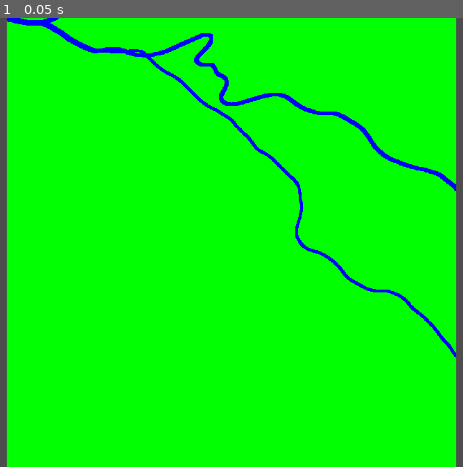
Above: before the commit, frame 1.
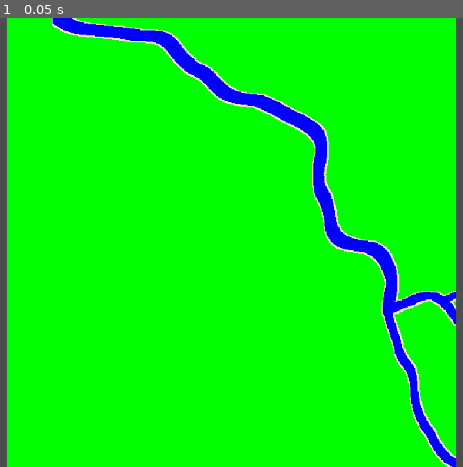
Above: after the commit, the same moment.

Repository: frxedlxver/godotProcGen
Game: Godot game, scene res://src/noise_vis.tscn
Same seed, same stepped clock (60 frames per second), same inputs: the game is played once before the commit and once after it.
Inputs:
- Up to frame 1 (0.05 s): no input

The runs differ from the first frame. In frame 1, 7.6% of the frame differs, in the area x 1-99%, y 0-100%.

Commit message:
updating river algo

Diff:
--- /dev/null
+++ b/src/BandedLandscapeTest.gd
@@ -0,0 +1,45 @@
+extends Node2D
+
+class_name BandedLandscapeTest
+
+var noise : FastNoiseLite = FastNoiseLite.new()
+var tex : ImageTexture
+var image : Image
+
+func _ready():
+	noise.seed = randi()
+	noise.noise_type = FastNoiseLite.TYPE_SIMPLEX
+	noise.frequency = 0.001
+	var width = 500
+	var height = 1000
+	image = Image.create(width, height, false, Image.FORMAT_RGB8)
+	print(image.get_size())
+	var terrain : Dictionary = generate_terrain(width, height, 8, -200)
+	for point in terrain.keys():
+		var v = terrain[point]
+		var col = Color(v, v, v)
+		image.set_pixel(point.x, point.y, col)
+	image = ImageProcessing.posterize(image, Palettes.p_terrain)
+	tex = ImageTexture.create_from_image(image)
+	queue_redraw()
+
+func generate_height(x: float, y: float, map_height : float, bands : int, offset: float) -> float:
+	var noise_value = (noise.get_noise_2d(x, y) + 1) / 2
+	var gradient_value = (map_height - y) / (map_height + offset) # Adjust the divisor to control the gradient slope
+	var combined_value = noise_value * 0.1 + gradient_value * 0.9
+	var combined_rounded = roundf(combined_value * bands) / bands
+	return combined_rounded
+
+func generate_terrain(width: int, height: int, bands: int, offset: float) -> Dictionary:
+	var terrain : Dictionary = {}
+	for x in range(width):
+		for y in range(height):
+			var height_value = generate_height(x, y, height, bands, offset)
+			terrain[Vector2i(x, y)] = height_value
+	return terrain
+
+func _process(delta):
+	queue_redraw()
+
+func _draw():
+	draw_texture(tex, -tex.get_size() / 2)
--- /dev/null
+++ b/src/Enums.gd
@@ -0,0 +1,8 @@
+class_name Enums
+
+enum Direction {
+	NORTH,
+	SOUTH,
+	EAST,
+	WEST
+}
--- a/src/ImageProcessing.gd
+++ b/src/ImageProcessing.gd
@@ -18,6 +18,25 @@
 
 	return newImage
 
+
+static func posterize(image : Image, palette, offset : float = 0) -> Image:
+
+	var newImage = get_empty_image(image.get_width(), image.get_height())
+	var colour_count = palette.size()
+
+	for x in range(newImage.get_width()):
+		for y in range(newImage.get_height()):
+
+			var value = image.get_pixel(x, y).v + offset
+			var idx = frac2idx_clamped_linear(value, colour_count)
+
+			var c : Color = Color.HOT_PINK
+			for entry in palette:
+				if(value >= entry.min && value <= entry.max):
+					c = entry.color
+			newImage.set_pixel(x, y, c)
+
+	return newImage
 static func posterize_3D_linear(image_3D : Array[Image], palette : Array[Color], offset : float = 0, delta_offset : float = 0):
 	for z in range(image_3D.size()):
 		image_3D[z] = posterize_2D(image_3D[z], palette, offset)
--- a/src/Palettes.gd
+++ b/src/Palettes.gd
@@ -1,4 +1,22 @@
 class_name Palettes
+
+class PaletteEntry:
+	var min : float = 0
+	var max : float = 0
+	var color : Color = Color.WHITE
+
+	func _init(color :Color , min: float, max: float):
+		self.color = color
+		self.min = min
+		self.max = max
+
+static var blue_lv = 0.4
+
+static var p_terrain : Array[PaletteEntry] = [
+	PaletteEntry.new(Color(0.0,0.0,0.4), 0.00, 0.4),
+	PaletteEntry.new(Color(0.25, 0.4, 0.125), 0.4, 0.9),
+	PaletteEntry.new(Color(0.7, 0.6, 0.5), 0.9, 1.0)
+]
 
 static var gm_gray_8 : Array[Color] = [
 	Color(0,0,0),
@@ -31,7 +49,6 @@
 	Color(red_lv,1,1),
 ]
 
-static var blue_lv = 0.4
 static var cm_blue_yellow : Array[Color] = [
 	Color(0.0,0.0,blue_lv),
 	Color(0.125,0.125, blue_lv),
@@ -47,21 +64,16 @@
 static var cm_terrain : Array[Color] = [
 	Color(0.0,0.0,blue_lv),
 	Color(0.0,0.0,blue_lv),
-	Color(0.0,0.0,blue_lv),
-	Color(0.0,0.0,blue_lv),
-	Color(0.0,0.0,blue_lv),
-	Color(0.125,0.125, blue_lv),
-	Color(0.125,0.125, blue_lv),
 	Color(0.125,0.125, blue_lv),
 	Color(0.125,0.125, blue_lv),
 	Color(0.25, blue_lv, 0.125),
 	Color(0.25, blue_lv, 0.125),
-	Color(0.25, blue_lv, 0.125),
-	Color(0.25, blue_lv, 0.125),
-	Color(0.25, blue_lv, 0.125),
-	Color(0.25, blue_lv, 0.125),
+	Color(0.25, 0.35, 0.125),
+	Color(0.35, blue_lv, 0.125),
+	Color(0.35, blue_lv, 0.125),
 	Color(0.5,0.5,0.5),
 	Color(0.5,0.5,0.5),
+	Color(0.75,0.75,0.75),
 	Color(0.75,0.75,0.75),
 	Color(1,1,1),
 ]
--- a/src/PerlinWorm.gd
+++ b/src/PerlinWorm.gd
@@ -14,8 +14,8 @@
 var bounds : Vector2i = Vector2i.ZERO
 var target_point_range : float = 2
 
-var noise_weight : float = 0.4
-var cur_direction_weight : float = 0.2
+var noise_weight : float = 0.3
+var cur_direction_weight : float = 0.3
 var target_direction_weight : float = 0.4
 
 var _noise : FastNoiseLite
@@ -38,7 +38,7 @@
 
 	var settings = NoiseSettings2D.new()
 	settings.type = FastNoiseLite.TYPE_PERLIN
-	settings.freq = 0.005
+	settings.freq = 0.01
 	self._noise =  Noise2D.get_noise(settings)
 	_noise.seed = self._seed
 
@@ -50,26 +50,30 @@
 
 		# make a copy of target_points to operate on
 		var temp_targets = target_points.duplicate(true)
-
 		# break if out of targets or outside of bounds
 		while temp_targets.size() > 0  and VectorTools.a_inside_b(self.cur_position, self.bounds):
 			target_point = temp_targets[0]
-			if VectorTools.a_within_range_of_b(self.cur_position, target_point, 10):
+			if VectorTools.a_within_range_of_b(self.cur_position, target_point, 15):
 				target_points[0] = self.cur_position
 				temp_targets.remove_at(0)
 				if (temp_targets.size() > 0):
 					target_point = temp_targets[0]
 			get_next_point()
 
+func get_points_in_bounds(bounds: Vector2i):
+	var result = []
+	for point in path:
+		if VectorTools.a_inside_b(point, bounds):
+			result.append(point)
+
+	return result
 
 func get_next_point():
-	var value = _noise.get_noise_2dv(self.cur_position)
-
 	self._last_direction = self.cur_direction
 
+	self.cur_direction = calculate_new_direction()
 	# Calculate next position and update current direction
-	var next_pos = next_worm_pos_targeted(value)
-	self.cur_direction = Vector2(next_pos - self.cur_position).normalized()
+	var next_pos = next_worm_pos()
 
 	# Calculate the difference between last direction and current direction
 	var direction_diff = _last_direction.angle_to( self.cur_direction)
@@ -80,7 +84,7 @@
 	# Add new points to path
 	# maximum is +1 because
 	for i in range(cur_speed + 1):
-		var new_point = calc_next_position_rounded(i)
+		var new_point = calc_displacement_rounded(cur_position, i, cur_direction)
 		self.path.append(new_point)
 
 	self.cur_position = next_pos
@@ -92,26 +96,23 @@
 		delta_speed = -1
 	return clampi(cur_speed + delta_speed, 1, _max_move_speed)
 
+func calculate_new_direction() -> Vector2:
+	var noise_value = _noise.get_noise_2dv(self.cur_position)
+
+	var noise_direction = NoiseTools.noise_val_to_dir(noise_value)
+	var target_direction = Vector2(target_point - cur_position).normalized()
+	var new_direction = (
+		self.cur_direction
+		+ noise_direction
+		+ target_direction
+		).normalized()
+
+	return new_direction
 
 # finds next appropriate point as a weighted interpolation of current direction, noise direction influence, and target direction
-func next_worm_pos_targeted(noise_value : float) -> Vector2i:
-	var noise_direction = NoiseTools.noise_val_to_dir(noise_value)
-	var target_direction = Vector2(target_point - cur_position).normalized()
-	self.cur_direction = (
-		self.cur_direction * cur_direction_weight
-		+ noise_direction * noise_weight
-		+ target_direction * target_direction_weight
-		).normalized()
-	return calc_next_position_rounded()
+func next_worm_pos() -> Vector2i:
+	return calc_displacement_rounded(cur_position, cur_speed, cur_direction)
 
-
-func calc_next_position_rounded(distance : float = self.cur_speed) -> Vector2i:
-	var next_pos = Vector2(cur_position.x, cur_position.y) + (cur_direction * distance)
+func calc_displacement_rounded(start: Vector2i, distance : float, direction : Vector2) -> Vector2i:
+	var next_pos : Vector2 = Vector2(start) + (direction * distance)
 	return Vector2i(round(next_pos.x), round(next_pos.y))
-
-
-# Function to get the next worm position in a tile-based manner
-func next_worm_pos(value : float, cur_x: int, cur_y: int, move_speed: int = 1) -> Vector2i:
-	self.cur_direction = self.cur_direction * 0.5 + NoiseTools.noise_val_to_dir(value) * 0.5
-	var next_pos = Vector2(cur_x, cur_y) + self.cur_direction * move_speed
-	return Vector2i(round(next_pos.x), round(next_pos.y))
--- a/src/River.gd
+++ b/src/River.gd
@@ -7,6 +7,7 @@
 var parent_river : River
 var children : Array[River] = []
 var iterations : int = 0
+var lakes : Array[Vector2i]
 
 var start_point : Vector2i = Vector2i.ZERO
 var split_point_chance = 0.5
@@ -17,45 +18,77 @@
 var target_points : Vector2i = Vector2i.ZERO
 
 
-func create_river(starting_point : Vector2i, target_point : Vector2i, bounds : Vector2i, min_width : int, max_width : int):
+func create_river(starting_point : Vector2i, target_point : Vector2i, bounds : Vector2i, min_width : int, max_width : int, start_dir : Vector2i = Vector2i.ZERO):
 	self.min_width = min_width
 	self.max_width = max_width
+
 	worm.bounds = bounds
-	worm.target_points = [target_point]
+	worm.target_points = [target_point * 3]
 
-	var starting_dir = VectorTools.normalize_vec2i(target_point - starting_point)
-	worm.find_worm_points( starting_point, VectorTools.normalize_vec2i(target_point - starting_point))
+	if start_dir == Vector2i.ZERO:
+		start_dir = VectorTools.normalize_vec2i(target_point - starting_point)
+	worm.find_worm_points( starting_point, start_dir)
 
 	var main_path : Array[Vector2i] = worm.path
 
 
-	if iterations > 0 && max_width > min_width:
+	if iterations > 0 && max_width > min_width && worm.get_points_in_bounds(bounds).size() > 0:
 		split_points = find_split_points(main_path)
-		print(split_points)
-		print("finding split");
 
 		for point in split_points:
-			target_point = Vector2i(Vector2(target_point).rotated(deg_to_rad(randf_range(-10, 10))))
-			var new_child = River.new()
+			var point_idx = worm.path.find(point)
+			var new_target = worm.path[randi_range(point_idx, worm.path.size() - 1)]
+			var new_child : River = River.new()
 			new_child.iterations = iterations - 1
 			new_child.parent_river = self
 			children.append(new_child)
-			new_child.create_river(point, target_point, bounds, min_width, max_width - 1)
+			new_child.create_river(point, new_target, bounds, min_width, calc_divergence_width(max_width), worm.cur_direction)
+			var child_end = new_child.worm.path.size() - 1
+			for i in range(child_end, 0, -1):
+				if worm.path.has(new_child.worm.path[i]) && !split_points.has(new_child.worm.path[i]):
+					child_end = i
+
+			for i in range(new_child.worm.path.size() - 1, child_end - 1, -1):
+				new_child.worm.path.remove_at(i)
+
+
+
+
 
 func get_all_points() -> Array[Vector2i]:
 	var result : Array[Vector2i] = []
 	for point in worm.path:
-		if split_points.count(point) > 0:
-			max_width -= 1
+		if split_points.has(point):
+			max_width = calc_divergence_width(max_width)
 		for x in range(-max_width, max_width):
 			for y in range(-max_width, max_width):
 				result.append(point + Vector2i(x, y))
-	#
+
 	for child in children:
 		result.append_array(child.get_all_points())
 
 	return result
 
+func get_worm_path(bounds: Vector2i) -> Array[Vector2i]:
+	var result : Array[Vector2i] = []
+	for point in worm.path:
+		if VectorTools.a_inside_b(point, bounds):
+			result.append(point)
+	for child in children:
+		result.append_array(child.get_worm_path(bounds))
+
+	return result
+
+func descendent_count() -> int:
+	var result = children.size()
+	for child in children:
+		result += child.descendent_count()
+
+	return result
+func calc_divergence_width(parent_width : int):
+	if parent_width % 2 == 0:
+		return (parent_width / 2) + 1
+	else: return (parent_width + 1 / 2) + 1
 func find_split_points(path : Array[Vector2i]) -> Array[Vector2i]:
-	var result : Array[Vector2i] = [path.pick_random()]
+	var result : Array[Vector2i] = [path[randi_range(path.size() / 2, path.size() - 1)]]
 	return result
--- a/src/noise_test_2D.gd
+++ b/src/RiverTest.gd
@@ -11,26 +11,73 @@
 var river : River = River.new()
 var p
 
+var MIN_RIVER_SIZE : int = 0
 # Called when the node enters the scene tree for the first time.
 func _ready():
 	get_viewport().canvas_item_default_texture_filter=Viewport.DEFAULT_CANVAS_ITEM_TEXTURE_FILTER_NEAREST
 	get_tree().get_root().size_changed.connect(_updateTexture)
 	get_window().mode = Window.MODE_MAXIMIZED
-	initialize_image(1024)
+	initialize_image(512)
 	test_river()
 	_updateTexture()
 
-func initialize_image(size : int = 256):
+func initialize_image(size : int = 512):
 	image = ImageProcessing.get_empty_image(1, 1)
 	image.set_pixel(0, 0, Color.GREEN)
 	image = ImageProcessing.resize_2D(image, size, size)
 
 func test_river():
 	river.iterations = 2
-	river.create_river(Vector2i.ZERO, image.get_size(), image.get_size(), 2, 6)
+	MIN_RIVER_SIZE = image.get_size().x * (river.iterations + 1)
+	var start : Vector2i = image.get_size()
+	var i : int = 0
+	while (start.x > (image.get_size().x / 4)):
+		print(start)
+		i += 1
+		start = VectorTools.random_point_along_edge(image.get_size(), Enums.Direction.NORTH)
+
+	print("took ", i, " tries")
+
+	var target = image.get_size()
+	i = 0
+	target = VectorTools.random_point_along_edge(image.get_size(), Enums.Direction.SOUTH)
+	print("took ", i, " tries")
+
+	i = 1
+	river.create_river(start, target, image.get_size(), 2, 6)
+
+	while river.worm.path[river.worm.path.size() - 1].y < image.get_size().y or river.descendent_count() < 2:
+		river = River.new()
+		river.iterations = 2
+		print(river.descendent_count())
+		i += 1
+		river.create_river(start, target, image.get_size(), 2, 6)
+	print("Min river size: ", MIN_RIVER_SIZE)
+	print("river_size: ", river.get_worm_path(image.get_size()).size())
+	print("took ", i, " tries")
 
 	for point in river.get_all_points():
-		image.set_pixelv(point, Color.BLUE)
+		if VectorTools.a_inside_b(point, image.get_size()):
+			image.set_pixelv(point, Color.BLUE)
+	for point in river.lakes:
+		image.set_pixelv(point, Color.RED)
+
+	var r = 2
+	for x in range(image.get_width()):
+		for y in range(image.get_height()):
+			var point = Vector2i(x, y)
+			if VectorTools.a_inside_b(point, image.get_size()):
+				if image.get_pixelv(point) == Color.GREEN:
+					var sand = false
+					for x1 in range(-r, r):
+						if sand:
+							break
+						for y1 in range(-r, r):
+							if image.get_pixelv(point + Vector2i(x1, y1)) == Color.BLUE:
+								sand = true
+								break
+					if sand:
+						image.set_pixelv(point, Color.BISQUE)
 	_updateTexture()
 
 func _updateImage():
--- a/src/VectorTools.gd
+++ b/src/VectorTools.gd
@@ -1,5 +1,3 @@
-extends Node
-
 class_name VectorTools
 
 static func a_within_range_of_b(a : Vector2i, b : Vector2i, r : float):
@@ -16,3 +14,19 @@
 
 static func a_inside_b(point : Vector2, bounds : Vector2) -> bool:
 	return point.x >= 0 && point.y >= 0 && point.x < bounds.x && point.y < bounds .y;
+
+static func random_point_along_edge(bounds : Vector2i, edge : Enums.Direction) -> Vector2i:
+	var rand_x = randi_range(0, bounds.x)
+	var rand_y = randi_range(0, bounds.y)
+
+	match edge:
+		Enums.Direction.NORTH:
+			return Vector2i(rand_x, 0)
+		Enums.Direction.SOUTH:
+			return Vector2i(rand_x, bounds.y)
+		Enums.Direction.WEST:
+			return Vector2i(0, rand_y)
+		Enums.Direction.EAST:
+			return Vector2i(bounds.x, rand_y)
+		_:
+			return Vector2i.ZERO
--- a/src/noise_vis.tscn
+++ b/src/noise_vis.tscn
@@ -1,10 +1,10 @@
 [gd_scene load_steps=2 format=3 uid="uid://ct4y62u26mkhu"]
 
-[ext_resource type="Script" path="res://src/noise_test_2D.gd" id="1_i4a07"]
+[ext_resource type="Script" path="res://src/RiverTest.gd" id="1_kdus0"]
 
 [node name="Node2D" type="Node2D"]
 
 [node name="Camera2D" type="Camera2D" parent="."]
 
-[node name="NoiseVis" type="Node2D" parent="."]
-script = ExtResource("1_i4a07")
+[node name="TestObj" type="Node2D" parent="."]
+script = ExtResource("1_kdus0")
